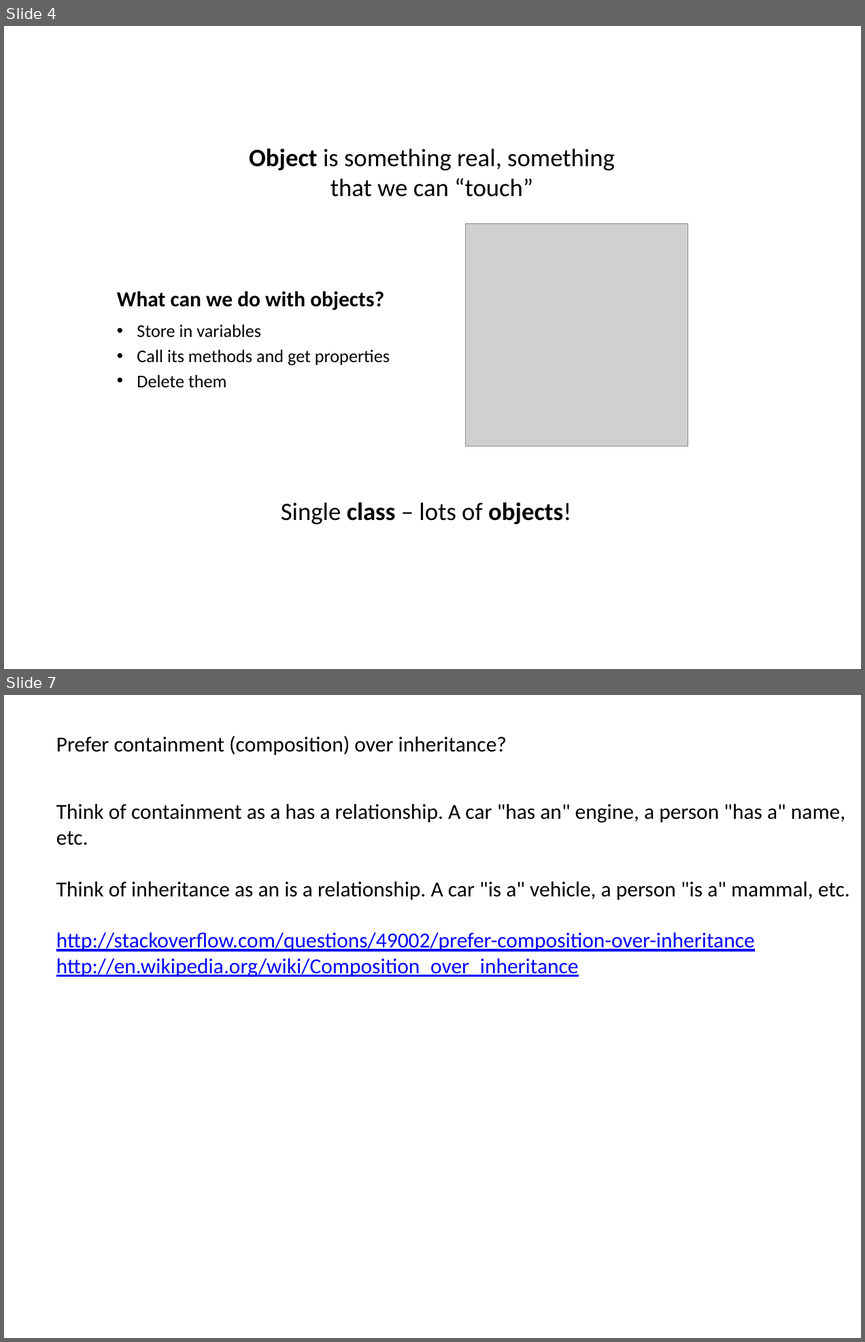
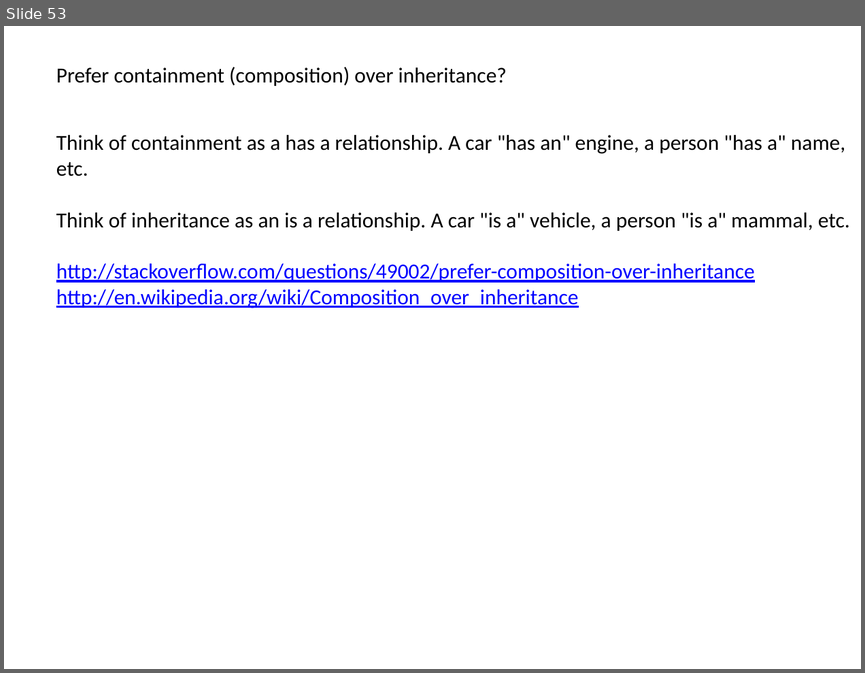
Before and after one commit to dzmitry-varabei/front-end-course, a slide deck: inheritance-in-javascript/Inheritance.pptx. Shown one above the other, each under a label of ours: slides 4 and 7 before the commit, slide 53 after it; the slides between them are not shown. The pictures are 865x1342 and 865x673 pixels, drawn with LibreOffice and Linux fonts; fonts in the diff are those of the drawing; grey boxes stand for pictures. Boxes give left, top, right and bottom in pixels: in the first picture for what was removed or moved away, otherwise in the second. Text is boxed around its words. In the diff, an @@ line names an element or a change of style, - is before the commit and + after.

```diff
--- a/inheritance-in-javascript/Inheritance.pptx
+++ b/inheritance-in-javascript/Inheritance.pptx
@@ slide 4 removed at [4,26,861,669], background #FFFFFF @@
@@ text removed at [249,148,615,197] @@
-Object is something real, something that we can “touch”
@@ picture removed at [465,223,687,446] @@
@@ title removed at [117,291,384,310] @@
-What can we do with objects?
@@ text removed at [137,324,390,388] @@
-• Store in variables
-• Call its methods and get properties
-• Delete them
@@ text removed at [281,502,571,524] @@
-Single class – lots of objects!
@@ what was slide 7 is now slide 53 @@
```
Also in this commit, not shown: 5 other slides removed, 3 other files.
